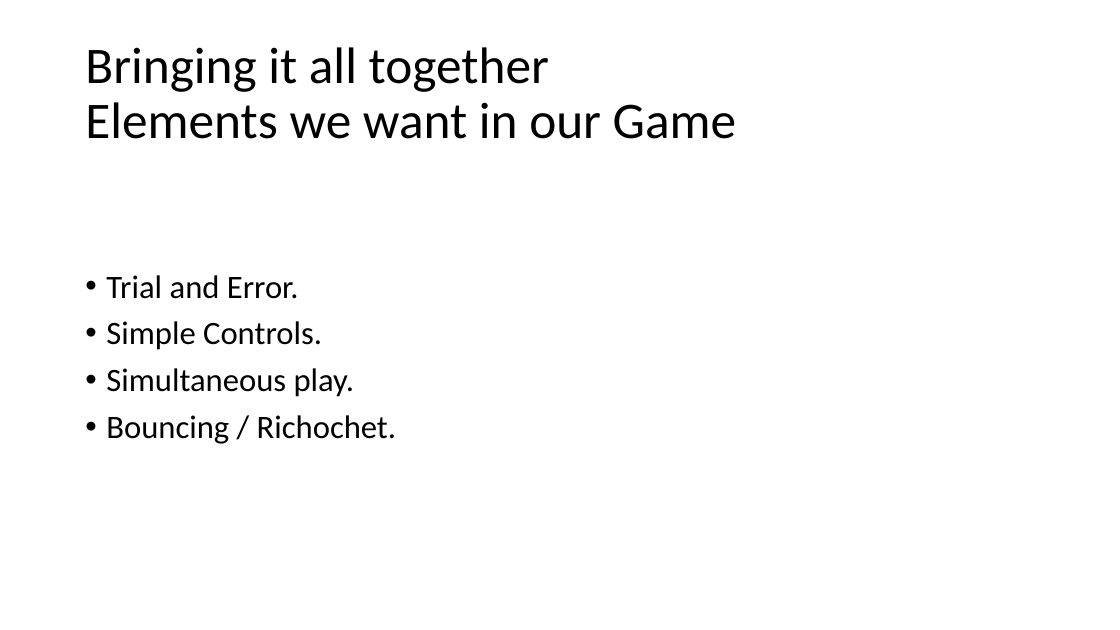
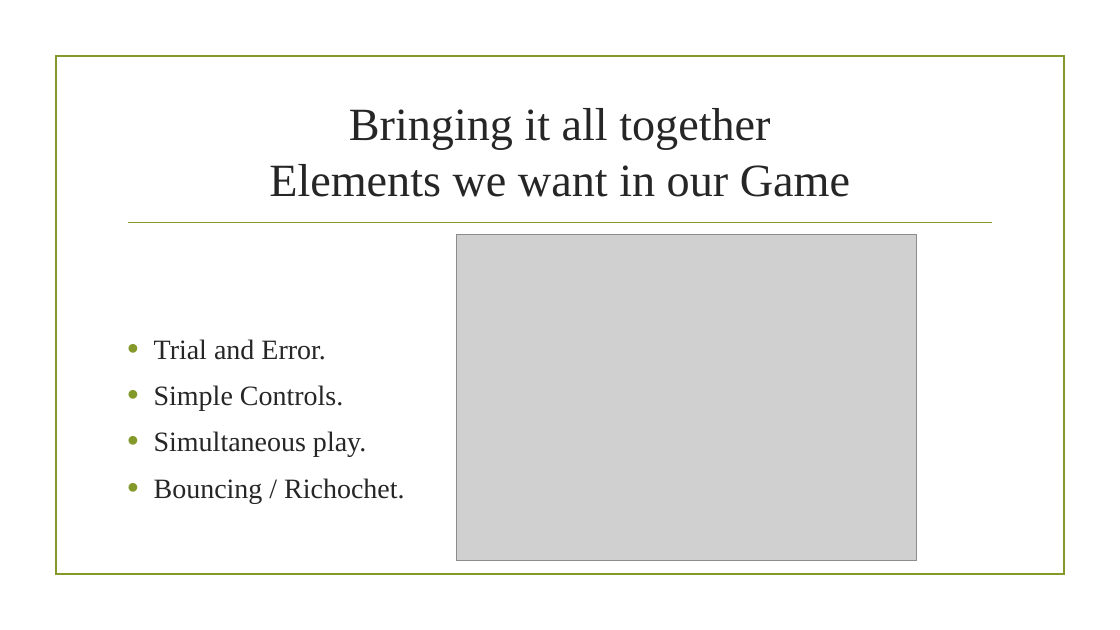
Before and after one commit to UoSGamesGroups/second-semester-dm-group-1, a slide deck: slide 6 of docs/presentation/Adversarial Physics.pptx. Drawn at 1120x630 pixels with LibreOffice and Linux fonts; fonts in the diff are those of the drawing; grey boxes stand for pictures; background and template pictures are left out. Boxes give left, top, right and bottom in pixels: in the first picture for what was removed or moved away, otherwise in the second. Text is boxed around its words. In the diff, an @@ line names an element or a change of style, - is before the commit and + after.

```diff
--- a/docs/presentation/Adversarial Physics.pptx
+++ b/docs/presentation/Adversarial Physics.pptx
@@ rectangle added at <box>55,56,1064,575</box>, outline #83992A 1.25 pt @@
@@ title "Bringing it all together Elements ...": place and size @@
-title "Bringing it all together Elements ..." at <box>85,47,736,139</box>
+title "Bringing it all together Elements ..." at <box>269,108,850,197</box>
@@ title "Bringing it all together Elements ..." at <box>269,108,850,197</box>: size 44 to 39.6 pt, font Calibri to Times New Roman, text colour #000000 to #262626; alignment left to centre; line spacing 0.9 to 1 @@
@@ text "Trial and Error.": place and size @@
-text "Trial and Error." at <box>106,275,396,444</box>
+text "Trial and Error." at <box>154,339,404,503</box>
@@ text "Trial and Error." at <box>154,339,404,503</box>: size 28 to 24 pt, font Calibri to Times New Roman, text colour #000000 to #262626; indent changed; line spacing 0.9 to 1 @@
@@ line added from (129, 223) to (992, 223), #83992A 1.25 pt @@
@@ picture added at <box>456,235,917,560</box> @@
```
Also in this commit, not shown: 8 other slides changed, 1 slide added.
